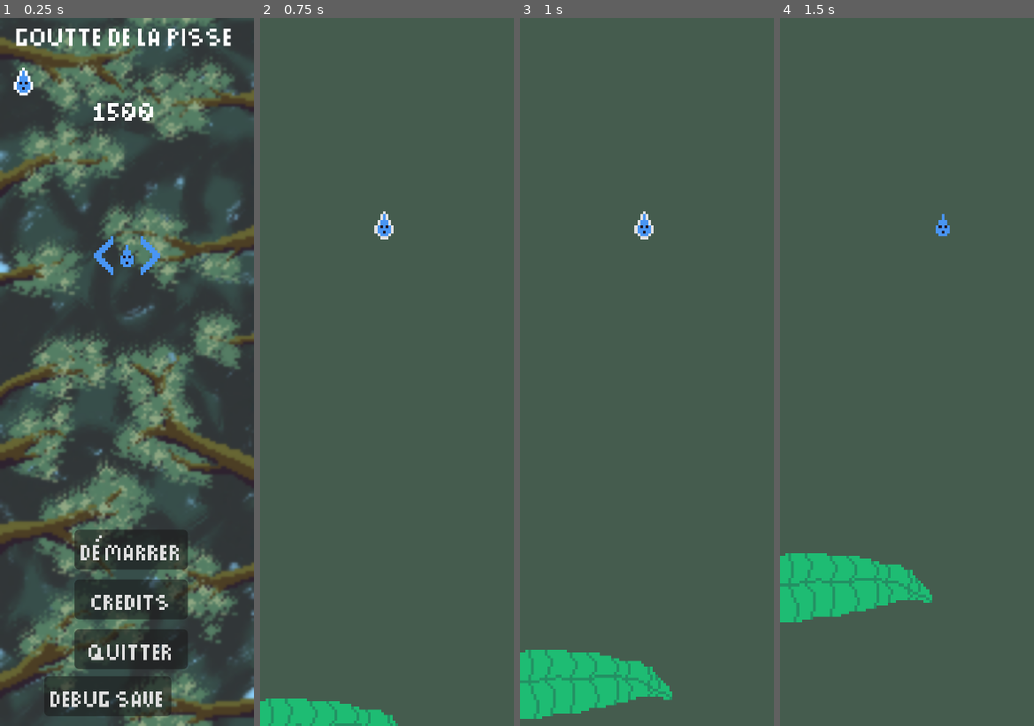
Above: before the commit, frames 1-4 (left to right).
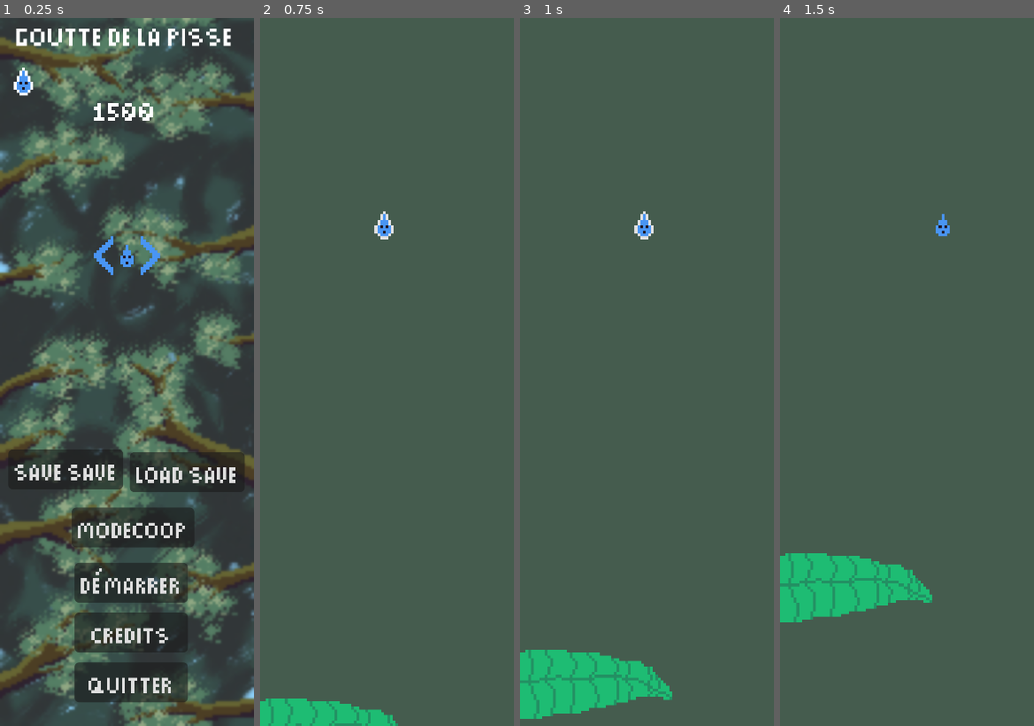
Above: after the commit, the same moments.

Repository: BrokHoly/gamejam_goutte
Game: Godot game, scene res://menu/menu.tscn
Two runs of this game, one before a commit and one after it. Both use one fixed random seed, a clock stepped at 60 frames per second and the inputs below.
Inputs:
- Up to frame 1 (0.25 s): no input
- Up to frame 2 (0.75 s): click "démarrer" at 0.5 s
- Up to frame 3 (1 s): no input
- Up to frame 4 (1.5 s): hold Right (move_right) from 1.28 s (still down); tap Q (toggle_ice) at 1.35 s

The runs differ from the first frame. In frame 1, 11% of the frame differs, in the area x 3-97%, y 60-99%; in frame 2, nothing differs; in frame 3, nothing differs; in frame 4, nothing differs.

Commit message:
Menu des trucs

Diff:
--- a/menu/menu.tscn
+++ b/menu/menu.tscn
@@ -31,7 +31,10 @@
 offset_bottom = 256.0
 texture = SubResource("PlaceholderTexture2D_6fswf")
 
-[node name="Demarrer" type="Button" parent="." unique_id=1125932846]
+[node name="Buttons" type="Node2D" parent="." unique_id=240147485]
+position = Vector2(0, 12)
+
+[node name="Demarrer" type="Button" parent="Buttons" unique_id=1125932846]
 offset_left = 27.0
 offset_top = 185.00002
 offset_right = 101.0
@@ -40,16 +43,25 @@
 theme = ExtResource("1_j0t7f")
 text = "démarrer"
 
-[node name="Debug" type="Button" parent="." unique_id=280505654]
-offset_left = 16.0
-offset_top = 238.00002
-offset_right = 90.0
-offset_bottom = 264.0
+[node name="Debug" type="Button" parent="Buttons" unique_id=280505654]
+offset_left = 3.0
+offset_top = 144.0
+offset_right = 78.0
+offset_bottom = 170.0
 scale = Vector2(0.555, 0.555)
 theme = ExtResource("1_j0t7f")
-text = "Debug Save"
+text = "Save save"
 
-[node name="Credits" type="Button" parent="." unique_id=953472550]
+[node name="LoadSave" type="Button" parent="Buttons" unique_id=96367557]
+offset_left = 47.0
+offset_top = 145.0
+offset_right = 122.0
+offset_bottom = 171.0
+scale = Vector2(0.555, 0.555)
+theme = ExtResource("1_j0t7f")
+text = "load save"
+
+[node name="Credits" type="Button" parent="Buttons" unique_id=953472550]
 offset_left = 27.0
 offset_top = 203.00002
 offset_right = 101.0
@@ -58,7 +70,16 @@
 theme = ExtResource("1_j0t7f")
 text = "Credits"
 
-[node name="Quitter" type="Button" parent="." unique_id=1765525106]
+[node name="ModeCoop" type="Button" parent="Buttons" unique_id=2021498822]
+offset_left = 26.0
+offset_top = 165.00002
+offset_right = 106.0
+offset_bottom = 191.00002
+scale = Vector2(0.555, 0.555)
+theme = ExtResource("1_j0t7f")
+text = "ModeCoop"
+
+[node name="Quitter" type="Button" parent="Buttons" unique_id=1765525106]
 offset_left = 27.0
 offset_top = 221.00002
 offset_right = 101.0
@@ -132,8 +153,10 @@
 offset_top = 15.0
 offset_bottom = 31.0
 
-[connection signal="pressed" from="Demarrer" to="." method="_on_demarrer_pressed"]
-[connection signal="pressed" from="Debug" to="." method="_on_debug_pressed"]
-[connection signal="pressed" from="Quitter" to="." method="_on_quitter_pressed"]
+[connection signal="pressed" from="Buttons/Demarrer" to="." method="_on_demarrer_pressed"]
+[connection signal="pressed" from="Buttons/Debug" to="." method="_on_debug_pressed"]
+[connection signal="pressed" from="Buttons/LoadSave" to="." method="_on_load_save_pressed"]
+[connection signal="pressed" from="Buttons/ModeCoop" to="." method="_on_mode_coop_pressed"]
+[connection signal="pressed" from="Buttons/Quitter" to="." method="_on_quitter_pressed"]
 [connection signal="pressed" from="SkinSelector/ArrowLeft" to="SkinSelector" method="_on_arrow_left_pressed"]
 [connection signal="pressed" from="SkinSelector/ArrowRight" to="SkinSelector" method="_on_arrow_right_pressed"]
--- a/menu/menu_manager.gd
+++ b/menu/menu_manager.gd
@@ -13,21 +13,21 @@
 	get_tree().quit()
 
 func save_highest_score(score : int) -> void:
-	var save_file = FileAccess.open("user://savegame.save", FileAccess.WRITE)
-	var save_dict = {
+	var save_file: FileAccess = FileAccess.open("user://savegame.save", FileAccess.WRITE)
+	var save_dict: Dictionary[String, int] = {
 		highest_score: score,
 	}
-	var json_string = JSON.stringify(save_dict)
+	var json_string: String = JSON.stringify(save_dict)
 	save_file.store_line(json_string)
 
 func load_highest_score() -> int:
 	if not FileAccess.file_exists("user://savegame.save"):
 		return -1 # Error! We don't have a save to load.
 
-	var save_file = FileAccess.open("user://savegame.save", FileAccess.READ)
+	var save_file: FileAccess = FileAccess.open("user://savegame.save", FileAccess.READ)
 	while save_file.get_position() < save_file.get_length():
-		var json_string = save_file.get_line()
-		var json = JSON.new()
+		var json_string: String = save_file.get_line()
+		var json: JSON = JSON.new()
 		var parse_result = json.parse(json_string)
 
 		if not parse_result == OK:
@@ -42,4 +42,15 @@
 
 
 func _on_debug_pressed() -> void:
-	save_highest_score(10)
+	save_highest_score(100)
+
+
+
+func _on_load_save_pressed() -> void:
+	var result: int = load_highest_score();
+	print(result)
+	$HighestScore.text = result
+
+
+func _on_mode_coop_pressed() -> void:
+	get_tree().change_scene_to_file("res://menu/numberOfPlayerSelect.tscn")
--- /dev/null
+++ b/menu/numberOfPlayerSelect.tscn
@@ -0,0 +1,86 @@
+[gd_scene format=3 uid="uid://bfet1y3j1iard"]
+
+[ext_resource type="Texture2D" uid="uid://douqq14xebfhb" path="res://Assets/Sprites/Background/fond.png" id="1_cmfrt"]
+[ext_resource type="Script" uid="uid://dkyw2m0nj2v2g" path="res://menu/number_of_player_select.gd" id="1_mhc8g"]
+[ext_resource type="Shader" uid="uid://cx6fvkp7milq1" path="res://menu/menu.gdshader" id="2_c45eh"]
+[ext_resource type="Theme" uid="uid://3wq2jg2uqmn6" path="res://Assets/Theme/UITheme.tres" id="3_c45eh"]
+[ext_resource type="Texture2D" uid="uid://deekqwdkrkj2e" path="res://Assets/Sprites/MainCharacter/GoutteNoOutline.png" id="4_lbub1"]
+[ext_resource type="Texture2D" uid="uid://cbdpdwh5oreu7" path="res://Assets/UI/player2r.png" id="5_mhc8g"]
+
+[sub_resource type="ShaderMaterial" id="ShaderMaterial_wd3j0"]
+shader = ExtResource("2_c45eh")
+shader_parameter/blur_amount = 1.4730000699675
+
+[sub_resource type="PlaceholderTexture2D" id="PlaceholderTexture2D_lbub1"]
+
+[node name="NumberOfPlayerSelect" type="Node2D" unique_id=1352680576]
+script = ExtResource("1_mhc8g")
+
+[node name="TextureRect2" type="TextureRect" parent="." unique_id=1992188338]
+texture_filter = 1
+offset_right = 92.0
+offset_bottom = 256.0
+texture = ExtResource("1_cmfrt")
+
+[node name="Blur" type="TextureRect" parent="." unique_id=2017202420]
+material = SubResource("ShaderMaterial_wd3j0")
+offset_right = 92.0
+offset_bottom = 256.0
+texture = SubResource("PlaceholderTexture2D_lbub1")
+
+[node name="Demarrer" type="Button" parent="." unique_id=212591660]
+offset_left = 25.0
+offset_top = 147.00002
+offset_right = 99.0
+offset_bottom = 173.00002
+scale = Vector2(0.555, 0.555)
+theme = ExtResource("3_c45eh")
+text = "démarrer"
+
+[node name="Player 1" type="Node2D" parent="." unique_id=1621445368]
+position = Vector2(22, 112)
+
+[node name="Player1" type="TextureRect" parent="Player 1" unique_id=1570035873]
+anchors_preset = 15
+anchor_right = 1.0
+anchor_bottom = 1.0
+grow_horizontal = 2
+grow_vertical = 2
+texture = ExtResource("4_lbub1")
+stretch_mode = 2
+metadata/_edit_use_anchors_ = true
+
+[node name="Label" type="Label" parent="Player 1" unique_id=919268016]
+offset_left = -7.0
+offset_top = -13.0
+offset_right = 51.0
+offset_bottom = 5.0
+scale = Vector2(0.3, 0.3)
+theme = ExtResource("3_c45eh")
+theme_override_colors/font_color = Color(0.28627452, 0.58431375, 0.9529412, 1)
+text = "PLayer 1 "
+
+[node name="Player 2" type="Node2D" parent="." unique_id=2046916449]
+position = Vector2(69, 112)
+
+[node name="Player2" type="TextureRect" parent="Player 2" unique_id=898140525]
+anchors_preset = 15
+anchor_right = 1.0
+anchor_bottom = 1.0
+grow_horizontal = 2
+grow_vertical = 2
+texture = ExtResource("5_mhc8g")
+stretch_mode = 2
+metadata/_edit_use_anchors_ = true
+
+[node name="Label" type="Label" parent="Player 2" unique_id=96363093]
+offset_left = -7.0
+offset_top = -13.0
+offset_right = 51.0
+offset_bottom = 5.0
+scale = Vector2(0.3, 0.3)
+theme = ExtResource("3_c45eh")
+theme_override_colors/font_color = Color(0.9098039, 0.23137255, 0.23137255, 1)
+text = "PLayer 2"
+
+[connection signal="pressed" from="Demarrer" to="." method="_on_demarrer_pressed"]
--- /dev/null
+++ b/menu/number_of_player_select.gd
@@ -0,0 +1,5 @@
+extends Node2D
+
+
+func _on_demarrer_pressed() -> void:
+	get_tree().change_scene_to_file("res://levels/level_0.tscn")
Binary file added: Assets/UI/player2r.png
Not shown, added: Assets/UI/player2r.png.import
Not shown, added: menu/number_of_player_select.gd.uid
Not shown, changed: .gitignore
Not shown, changed: Exports/GameJam_Goutte.pck
